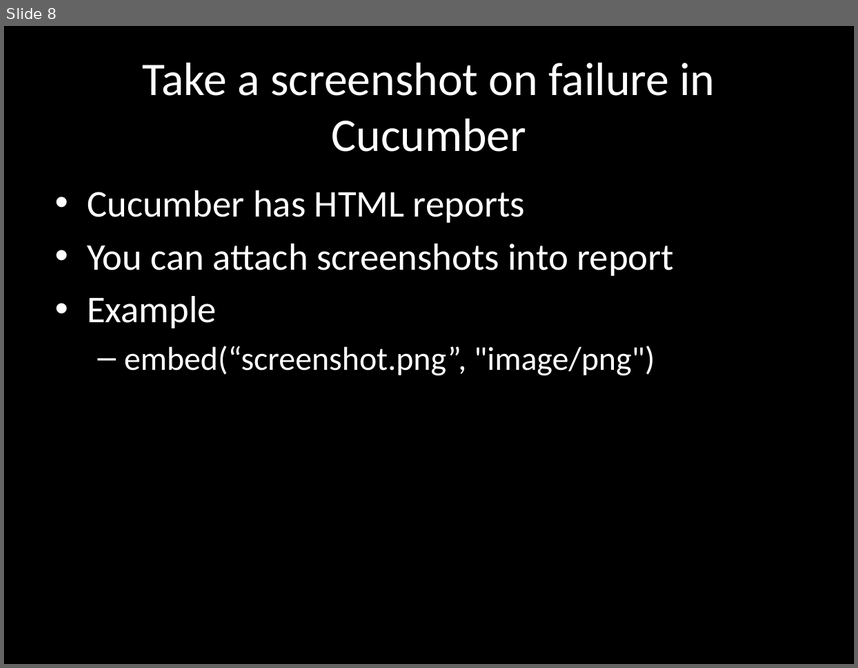
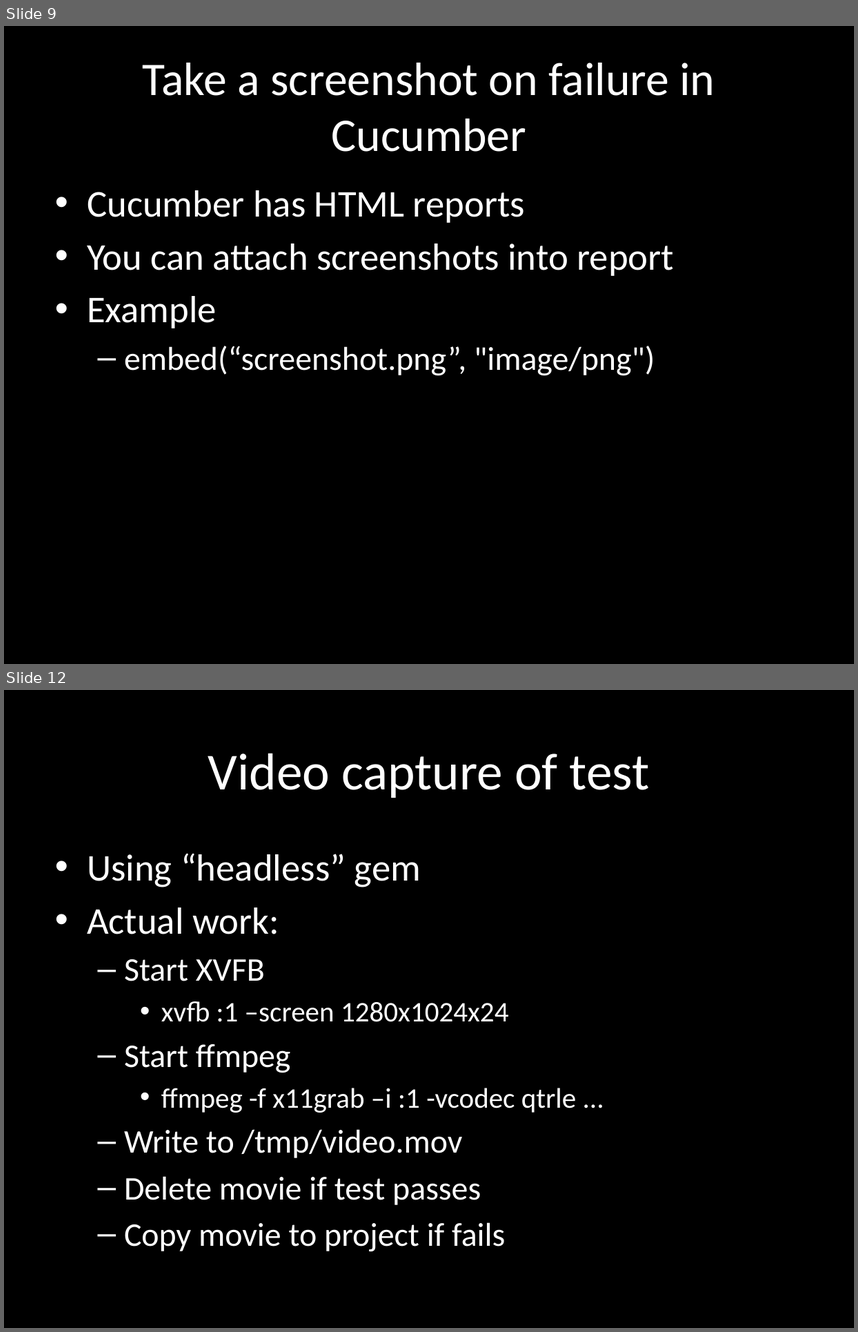
Before and after one commit to dimacus/SeleniumTipsAndTricks, a slide deck: selenium_camp_v1.pptx. Shown one above the other, each under a label of ours: slide 8 before the commit, slides 9 and 12 after it; the slides between them are not shown. The pictures are 858x668 and 858x1332 pixels, drawn with LibreOffice and Linux fonts; fonts in the diff are those of the drawing. Boxes give left, top, right and bottom in pixels: in the first picture for what was removed or moved away, otherwise in the second. Text is boxed around its words. In the diff, an @@ line names an element or a change of style, - is before the commit and + after.

```diff
--- a/selenium_camp_v1.pptx
+++ b/selenium_camp_v1.pptx
@@ slide 12 added at box(4, 690, 854, 1328), background #000000 @@
@@ title added at box(208, 753, 650, 798), 44 pt, text #FFFFFF @@
+Video capture of test
@@ text added at box(87, 853, 576, 1252), 28 pt, text #FFFFFF @@
+• Using “headless” gem
+• Actual work:
+  – Start XVFB
+    • xvfb :1 –screen 1280x1024x24
+  – Start ffmpeg
+    • ffmpeg -f x11grab –i :1 -vcodec qtrle ...
+  – Write to /tmp/video.mov
+  – Delete movie if test passes
+  – Copy movie to project if fails
@@ what was slide 8 is now slide 9 @@
```
Also in this commit, not shown: 8 slides changed, 9 other slides added, 3 slides removed.
